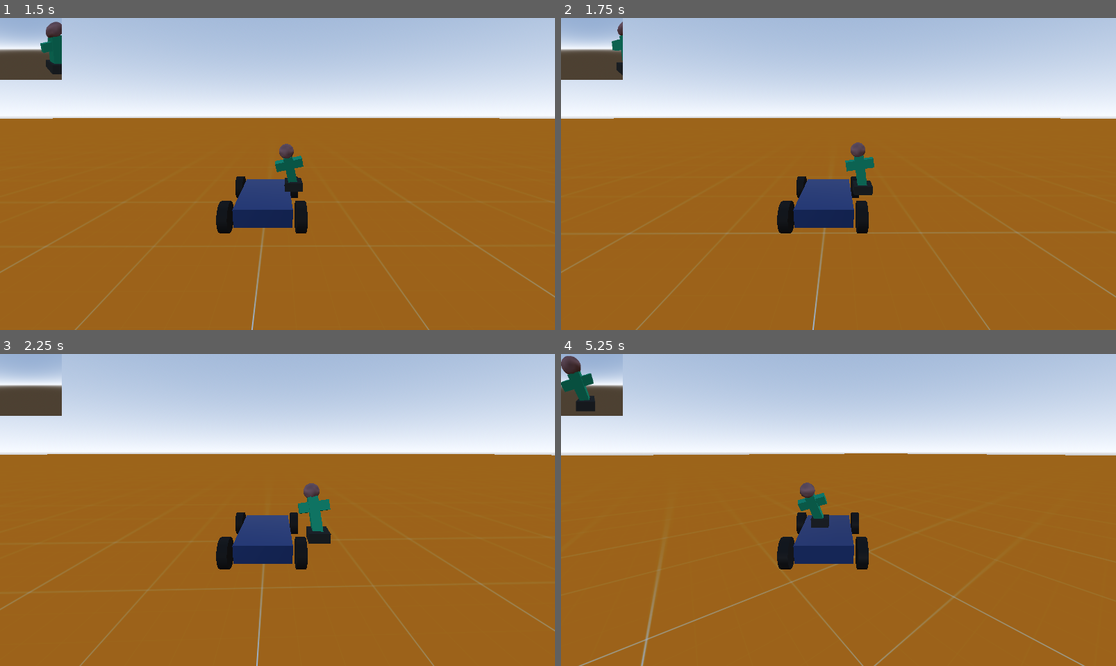
Above: before the commit, frames 1-4 (two rows, left to right).
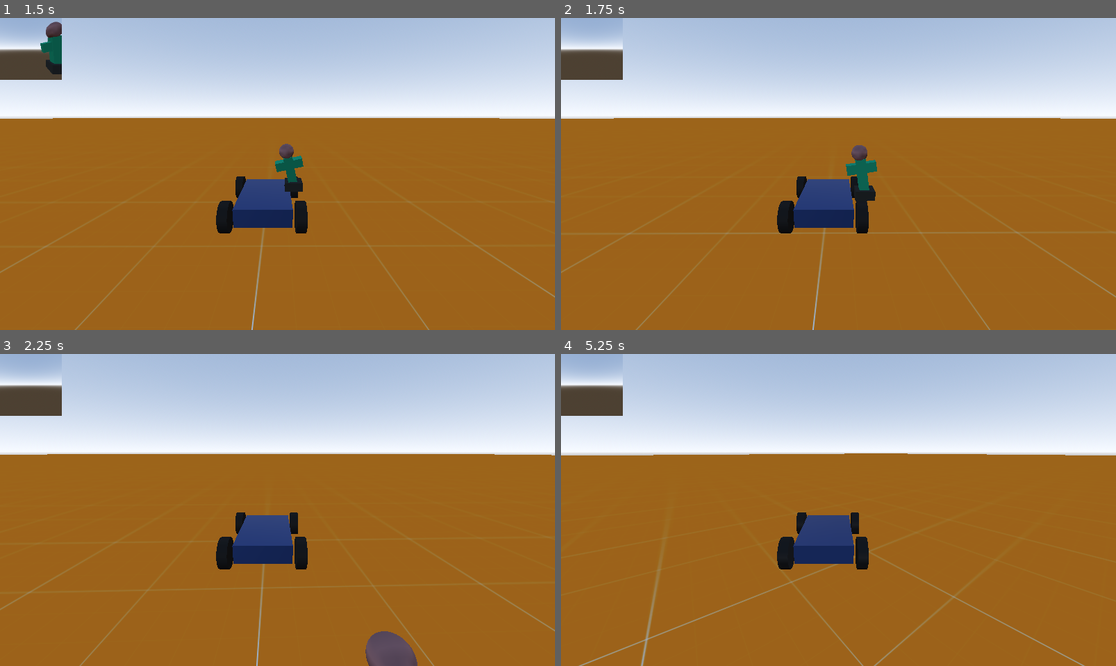
Above: after the commit, the same moments.

Repository: Griiimon/Stand-On-Car
Game: Godot game, scene res://level.tscn
Same seed, same stepped clock (60 frames per second), same inputs: the game is played once before the commit and once after it.
Inputs:
- Up to frame 1 (1.5 s): hold Right (ui_right) 0.53-1.28 s; hold Down (ui_down) from 1.28 s (still down)
- Up to frame 2 (1.75 s): keep holding Down (ui_down)
- Up to frame 3 (2.25 s): release Down (ui_down) at 2.03 s; hold Right (ui_right) from 2.03 s (still down)
- Up to frame 4 (5.25 s): release Right (ui_right) at 2.78 s; hold Up (ui_up) 2.78-3.53 s; hold Left (ui_left) 3.53-5.03 s; hold Down (ui_down) from 5.03 s (still down)

Frame 1 is identical in both runs. In frame 2, 0.5% of the frame differs, in the area x 9-57%, y 1-59%; in frame 3, 1.5%, in the area x 53-76%, y 41-100%; in frame 4, 1.1%.

Commit message:
Implement player leaving the car

Diff:
--- a/car.gd
+++ b/car.gd
@@ -43,8 +43,10 @@
 # Render the player on top of the car according to the local offset and the transforms
 # of the player in the separate physics space
 func update_player_position():
-	player_base_model.transform = player.base_model.global_transform.translated(player_offset.position)
-	player_body_model.transform = player.body_model.global_transform.translated(player_offset.position)
+	#player_base_model.transform = player.base_model.global_transform.translated(player_offset.position)
+	#player_body_model.transform = player.body_model.global_transform.translated(player_offset.position)
+	player_base_model.global_transform = player_offset.global_transform * player.base_model.global_transform
+	player_body_model.global_transform = player_offset.global_transform * player.body_model.global_transform
 
 
 # Pull the Rigidbody towards a point ahead to make it "drive"
@@ -53,3 +55,8 @@
 	var force := target_position - pull_offset.global_position
 	force = force.normalized() * force.length_squared()
 	apply_force(force, pull_offset.global_position - global_position)
+
+
+func hide_player_model():
+	player_base_model.hide()
+	player_body_model.hide()
--- a/level.gd
+++ b/level.gd
@@ -1,16 +1,20 @@
+class_name Level
 extends Node3D
 
 @export var player: Player
 @export var car: Car
 @export var path_follow: PathFollow3D
+@export var main_physics_space: Node
+@export var alternate_physics_space: Node
 
 @export var car_speed: float = 10.0
 @export var player_acceleration_factor: float = 0.01
 
 
 func _physics_process(delta: float) -> void:
-	# Transfer inverse car acceleration forces to the player in the seperate physics space
-	player.push(-car.acceleration * player_acceleration_factor)
+	if not player.is_in_main_physics_space():
+		# Transfer inverse car acceleration forces to the player in the seperate physics space
+		player.push(-car.acceleration * player_acceleration_factor)
 
 	if path_follow:
 		# Advance and pull the car along the path
--- a/level.tscn
+++ b/level.tscn
@@ -29,12 +29,15 @@
 bottom_radius = 0.1
 height = 1.0
 
-[node name="Level" type="Node3D" unique_id=448124711 node_paths=PackedStringArray("player", "car", "path_follow")]
+[node name="Level" type="Node3D" unique_id=448124711 node_paths=PackedStringArray("player", "car", "path_follow", "main_physics_space", "alternate_physics_space")]
 script = ExtResource("1_u52ul")
+car_speed = null
+player_acceleration_factor = 0.5
 player = NodePath("CanvasLayer/SubViewportContainer/SubViewport/Player")
 car = NodePath("Car")
 path_follow = NodePath("Path3D/PathFollow3D")
-player_acceleration_factor = 0.5
+main_physics_space = NodePath(".")
+alternate_physics_space = NodePath("CanvasLayer/SubViewportContainer/SubViewport")
 
 [node name="Floor" type="StaticBody3D" parent="." unique_id=1952796701]
 
@@ -80,8 +83,9 @@
 size = Vector2i(128, 128)
 render_target_update_mode = 4
 
-[node name="Player" parent="CanvasLayer/SubViewportContainer/SubViewport" unique_id=1111289112 instance=ExtResource("3_0b4ue")]
+[node name="Player" parent="CanvasLayer/SubViewportContainer/SubViewport" unique_id=1111289112 node_paths=PackedStringArray("car") instance=ExtResource("3_0b4ue")]
 transform = Transform3D(1, 0, 0, 0, 1, 0, 0, 0, 1, 0, 0.3, 0)
+car = NodePath("../../../../Car")
 
 [node name="Camera3D" type="Camera3D" parent="CanvasLayer/SubViewportContainer/SubViewport" unique_id=568599620]
 transform = Transform3D(1, 0, 0, 0, 1, 0, 0, 0, 1, 0, 1.3677002, 2.907236)
--- a/player.gd
+++ b/player.gd
@@ -2,12 +2,19 @@
 extends Node3D
 
 @export var move_force: float = 100.0
+@export var car: Car
 
 @onready var base: RigidBody3D = $Base
 @onready var body: RigidBody3D = $Body
 
 @onready var base_model: MeshInstance3D = $Base/BaseModel
 @onready var body_model: MeshInstance3D = $Body/BodyModel
+
+@onready var level: Level
+
+
+func _ready() -> void:
+	level = get_tree().current_scene
 
 
 func _physics_process(_delta: float) -> void:
@@ -17,7 +24,43 @@
 	# Push the base around when moving the player via inputs
 	base.apply_central_force(move_vec3 * move_force)
 
+	if not is_in_main_physics_space():
+		# Calculate the players global transform in the main space
+		var global_player_trans := car.player_offset.global_transform * base.transform
+
+		# Build a shape cast query down from the base
+		var query := PhysicsShapeQueryParameters3D.new()
+		query.transform = global_player_trans.translated(Vector3.UP * 0.1)
+		query.motion = Vector3.DOWN
+		query.shape_rid = (base.get_child(0) as CollisionShape3D).shape.get_rid()
+
+		# The the shape cast result in the main space
+		var cast_result := level.get_world_3d().direct_space_state.cast_motion(query)
+
+		# If it doesn't hit anything leave the car
+		if cast_result[0] == 1.0 and cast_result[1] == 1.0:
+			transfer_to_main_physics_space()
+
 
 # Push against the upper part of the player when receiving forces
 func push(force: Vector3):
 	body.apply_central_force(force)
+
+
+func transfer_to_main_physics_space():
+	reparent(level.main_physics_space, false)
+	position += car.player_offset.global_position
+	car.hide_player_model()
+
+
+func transfer_to_second_physics_space():
+	assert(false)
+
+
+func is_in_main_physics_space()-> bool:
+	return get_parent() == level.main_physics_space
+
+
+func _on_base_body_entered(body: Node) -> void:
+	if body is Car and is_in_main_physics_space():
+		transfer_to_second_physics_space()
--- a/player.tscn
+++ b/player.tscn
@@ -20,6 +20,9 @@
 axis_lock_angular_y = true
 mass = 10.0
 physics_material_override = SubResource("PhysicsMaterial_onrkg")
+continuous_cd = true
+contact_monitor = true
+max_contacts_reported = 1
 
 [node name="CollisionShape3D" type="CollisionShape3D" parent="Base" unique_id=438066627]
 shape = SubResource("BoxShape3D_i3pqv")
@@ -47,3 +50,5 @@
 angular_spring_z/enabled = true
 angular_spring_z/stiffness = 10.0
 angular_spring_z/damping = 10.0
+
+[connection signal="body_entered" from="Base" to="." method="_on_base_body_entered"]
